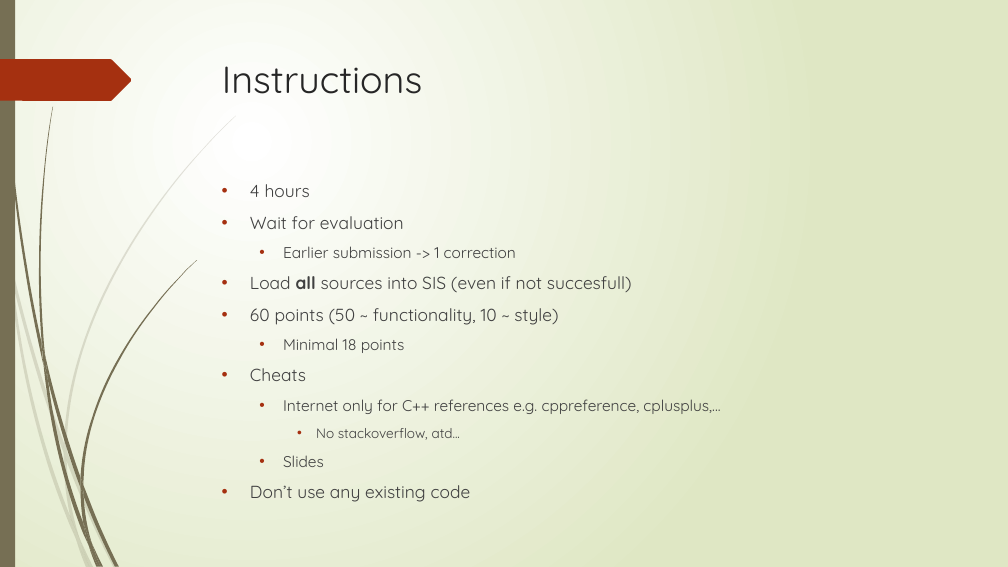
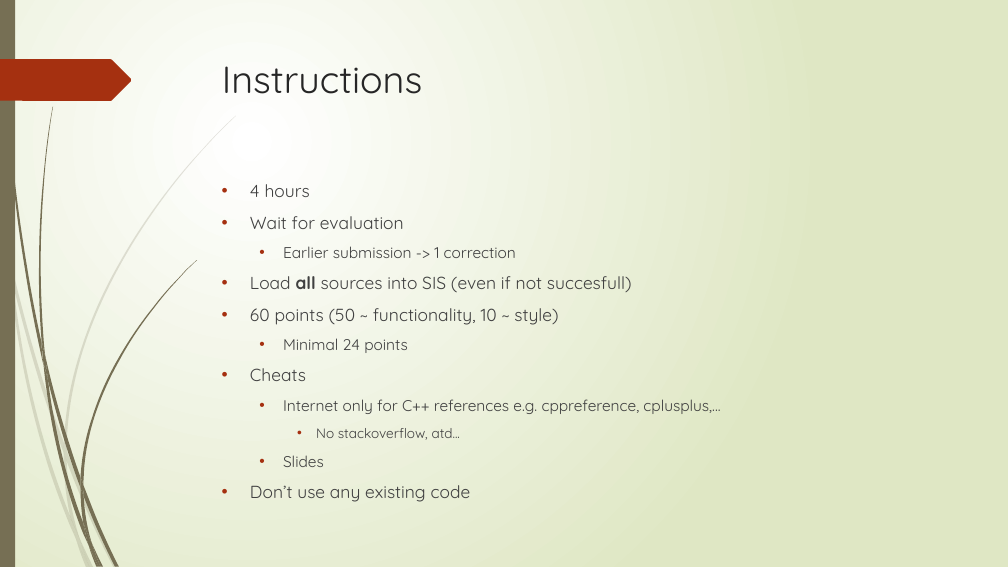
Before and after one commit to fan1x/fan1x.github.io, a slide deck: slide 2 of data/2018-19/cpp/zkouskova_pisemka_2_1.pptx. Drawn at 1008x567 pixels with LibreOffice and Linux fonts; fonts in the diff are those of the drawing. Boxes give left, top, right and bottom in pixels: in the first picture for what was removed or moved away, otherwise in the second. Text is boxed around its words. In the diff, an @@ line names an element or a change of style, - is before the commit and + after.

Commit message:
adding zkouskova_pisemka 2

```diff
--- a/data/2018-19/cpp/zkouskova_pisemka_2_1.pptx
+++ b/data/2018-19/cpp/zkouskova_pisemka_2_1.pptx
@@ text at (283,338,408,353): text changed @@
-  • Minimal 18 points
+  • Minimal 24 points
```
